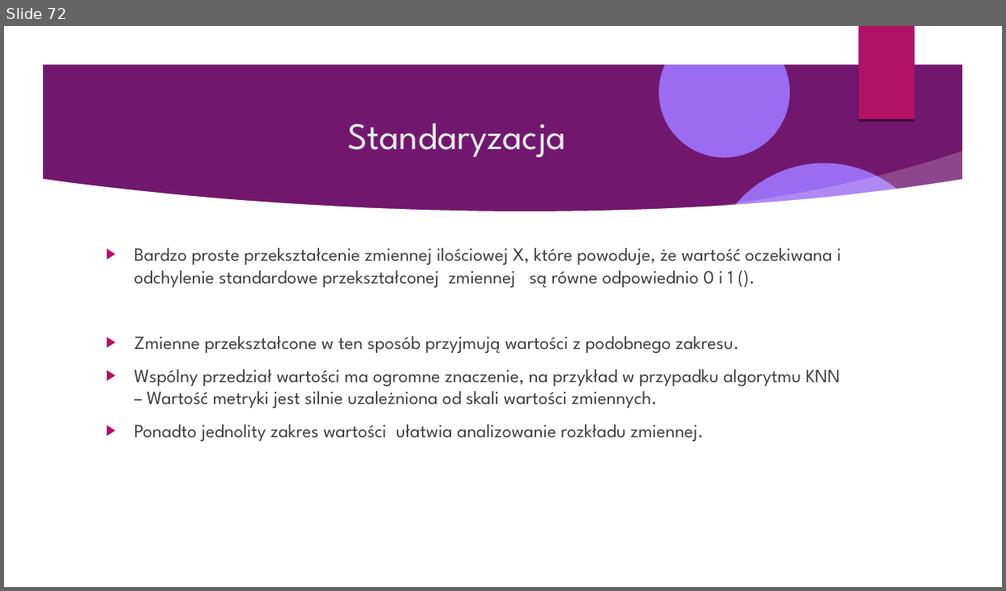
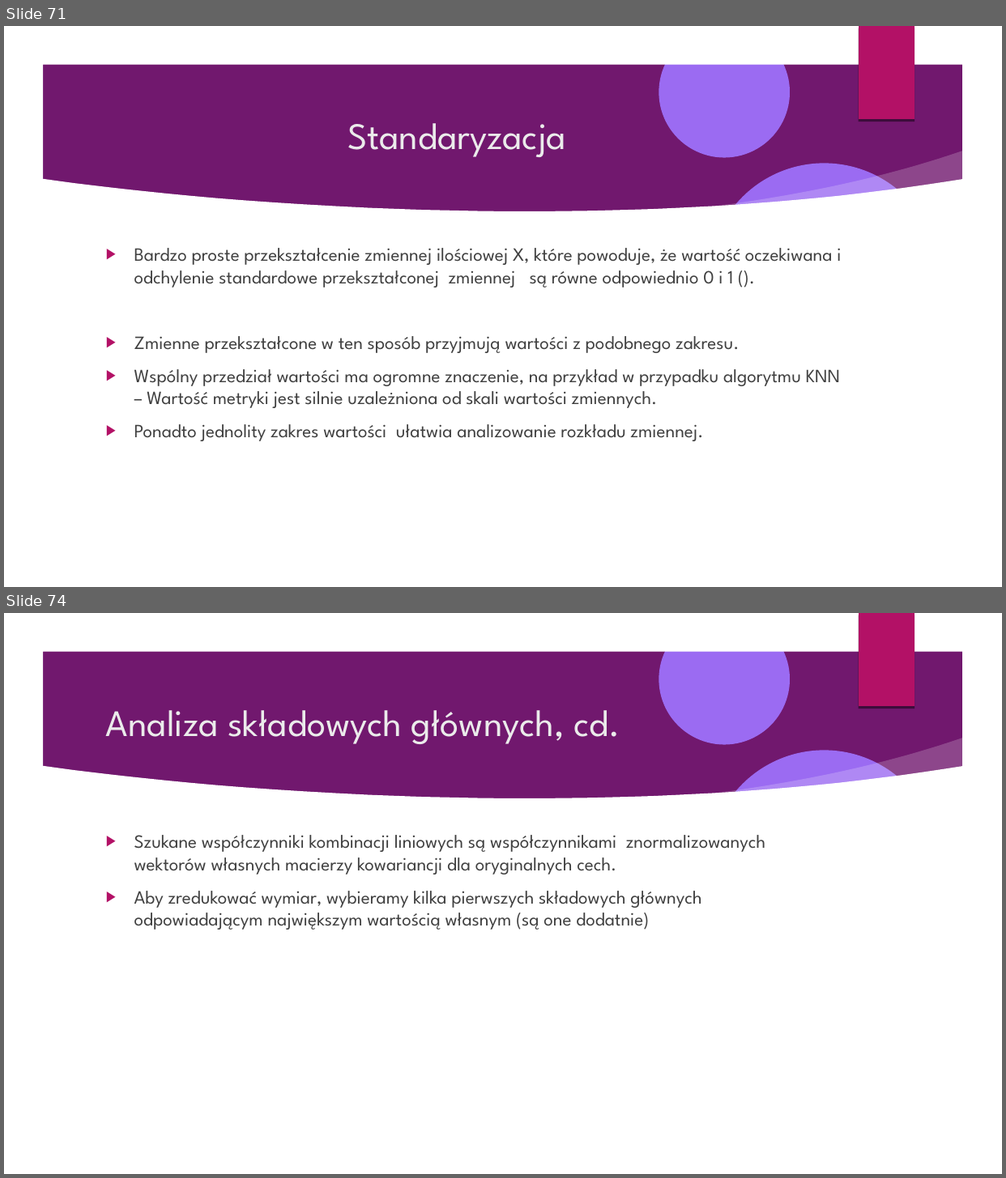
Before and after one commit to Pawel-Tomasz-Nowak/Scientific-collaboration, a slide deck: EmissionAnalysis/Prezentacja projektu.odp. Shown one above the other, each under a label of ours: slide 72 before the commit, slides 71 and 74 after it; the slides between them are not shown. The pictures are 1006x591 and 1006x1178 pixels, drawn with LibreOffice and Linux fonts; fonts in the diff are those of the drawing; background and template pictures are left out. Boxes give left, top, right and bottom in pixels: in the first picture for what was removed or moved away, otherwise in the second. Text is boxed around its words. In the diff, an @@ line names an element or a change of style, - is before the commit and + after.

```diff
--- a/EmissionAnalysis/Prezentacja projektu.odp
+++ b/EmissionAnalysis/Prezentacja projektu.odp
@@ slide 74 added at (4, 613, 1002, 1174), background picture (left out); not listed: 9 template elements that a slide beside it also shows @@
@@ title added at (106, 710, 620, 744), 36 pt, text #EBEBEB @@
+Analiza składowych głównych, cd.
@@ text added at (134, 835, 765, 930), 18 pt, text #404040 @@
+▶ Szukane współczynniki kombinacji liniowych są współczynnikami znormalizowanych wektorów własnych macierzy kowariancji dla oryginalnych cech.
+▶ Aby zredukować wymiar, wybieramy kilka pierwszych składowych głównych odpowiadającym największym wartością własnym (są one dodatnie)
@@ what was slide 72 is now slide 71 @@
```
Also in this commit, not shown: 4 slides changed, 1 slide removed.
